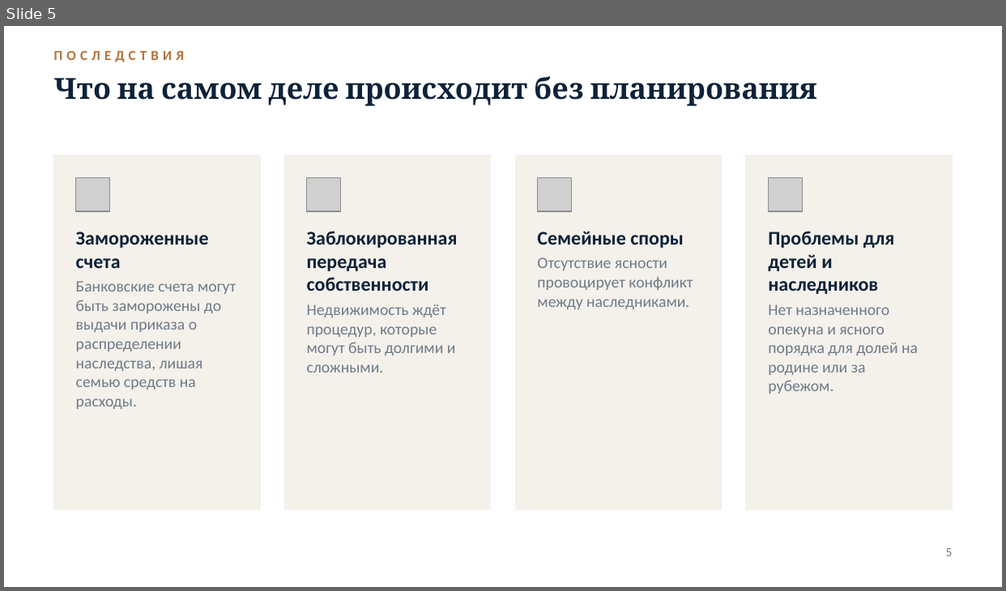
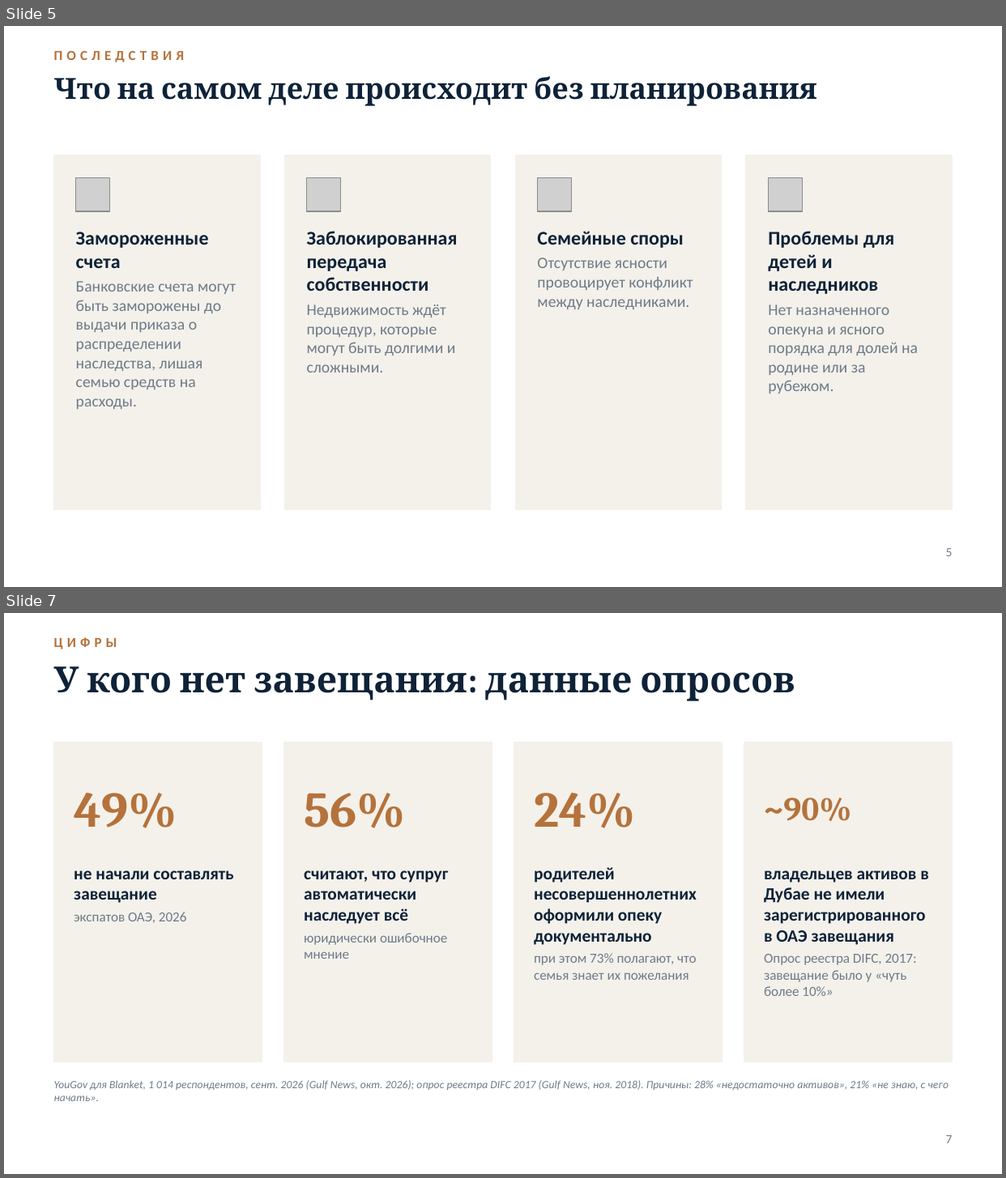
Before and after one commit to abdalmonemalmousa-prog/aa, a slide deck: presentations/05_Seminar_Webinar_Protect_Foreign_Investors_RU.pptx. Shown one above the other, each under a label of ours: slide 5 before the commit, slides 5 and 7 after it; the slides between them are not shown. The pictures are 1006x591 and 1006x1178 pixels, drawn with LibreOffice and Linux fonts; fonts in the diff are those of the drawing; grey boxes stand for pictures; background and template pictures are left out. Boxes give left, top, right and bottom in pixels: in the first picture for what was removed or moved away, otherwise in the second. Text is boxed around its words. In the diff, an @@ line names an element or a change of style, - is before the commit and + after.

```diff
--- a/presentations/05_Seminar_Webinar_Protect_Foreign_Investors_RU.pptx
+++ b/presentations/05_Seminar_Webinar_Protect_Foreign_Investors_RU.pptx
@@ slide 7 added at [4,613,1002,1174], background #FFFFFF @@
@@ text added at [54,637,117,649], 10 pt, text #B5723B, bold @@
+ЦИФРЫ
@@ text added at [54,666,795,701], 26 pt, text #0E2238, bold @@
+У кого нет завещания: данные опросов
@@ rectangle added at [54,743,262,1062], fill #F4F1EB, outline #F4F1EB 1 pt @@
@@ rectangle added at [284,743,492,1062], fill #F4F1EB, outline #F4F1EB 1 pt @@
@@ rectangle added at [514,743,722,1062], fill #F4F1EB, outline #F4F1EB 1 pt @@
@@ rectangle added at [744,743,952,1062], fill #F4F1EB, outline #F4F1EB 1 pt @@
@@ text added at [74,793,177,828], 36 pt, text #B5723B, bold @@
+49%
@@ text added at [304,793,405,828], 36 pt, text #B5723B, bold @@
+56%
@@ text added at [534,793,635,828], 36 pt, text #B5723B, bold @@
+24%
@@ text added at [764,798,851,821], 24 pt, text #B5723B, bold @@
+~90%
@@ text added at [74,871,233,923], 12.5 pt, text #0E2238, bold @@
+не начали составлять завещание
+экспатов ОАЭ, 2026
@@ text added at [304,871,448,959], 12.5 pt, text #0E2238, bold @@
+считают, что супруг автоматически наследует всё
+юридически ошибочное мнение
@@ text added at [534,867,697,980], 12.5 pt, text #0E2238, bold @@
+родителей несовершеннолетних оформили опеку документально
+при этом 73% полагают, что семья знает их пожелания
@@ text added at [764,871,929,996], 12.5 pt, text #0E2238, bold @@
+владельцев активов в Дубае не имели зарегистрированного в ОАЭ завещания
+Опрос реестра DIFC, 2017: завещание было у «чуть более 10%»
@@ text added at [54,1080,948,1101], 8 pt, text #6E7B88, italic @@
+YouGov для Blanket, 1 014 респондентов, сент. 2026 (Gulf News, окт. 2026); опрос реестра DIFC 2017 (Gulf News, ноя. 2018). Причины: 28% «недостаточно активов», 21% «не знаю, с чего начать».
@@ page number added at [946,1135,953,1144], 9 pt, text #6E7B88 @@
+7
```
Also in this commit, not shown: 2 slides changed, 6 other slides added, 25 other files.
